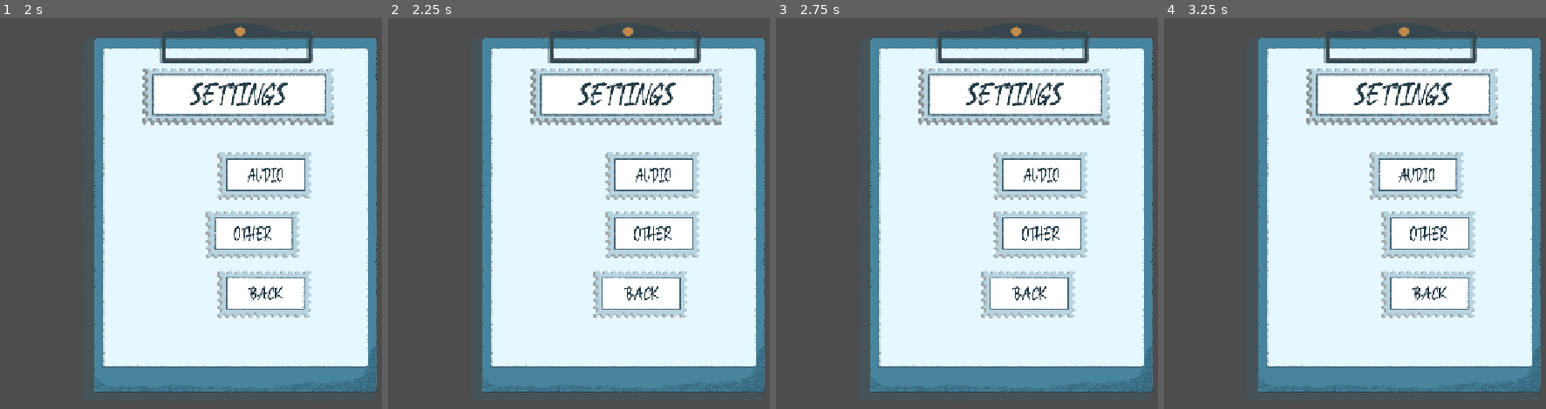
Above: before the commit, frames 1-4 (left to right).
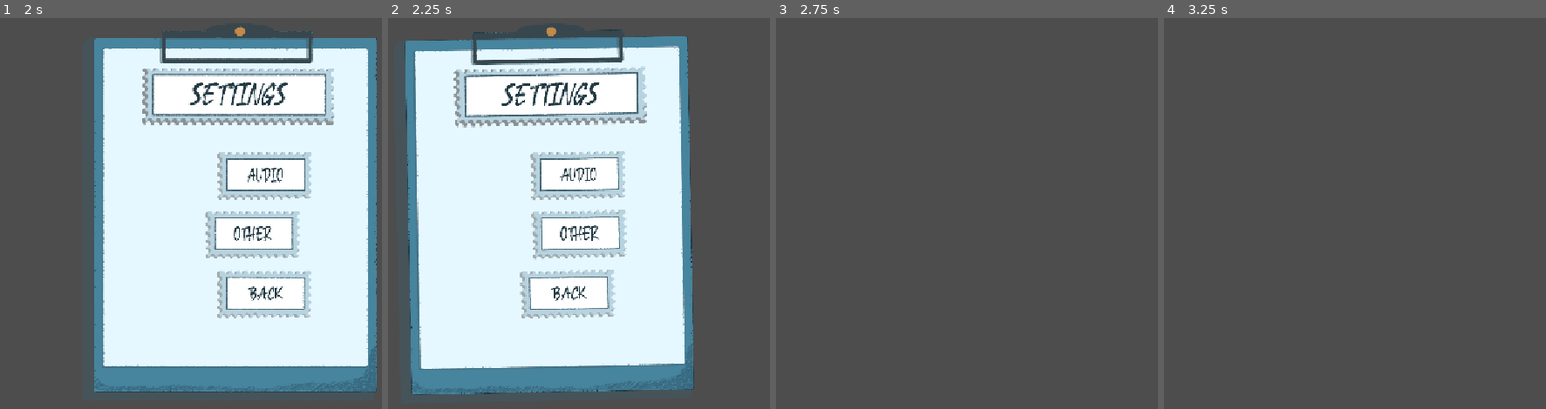
Above: after the commit, the same moments.

Repository: Blulow/octavuss_office
Game: Godot game, scene res://scenes/settings menu.tscn
The game is run twice, just before and just after one commit, with the same random seed, the same clock (stepped at 60 frames per second) and the same inputs. This scene is started directly instead of the project's main scene.
Inputs (mouse positions are in pixels of both pictures, inside the frame that each line leads up to):
- Up to frame 1 (2 s): click (263, 174) at 0.5 s; click (263, 236) at 1.25 s
- Up to frame 2 (2.25 s): click (651, 295) at 2 s
- Up to frame 3 (2.75 s): no input
- Up to frame 4 (3.25 s): click (1427, 174) at 2.77 s

Frame 1 is identical in both runs. In frame 2, 59% of the frame differs, in the area x 4-99%, y 2-97%; in frame 3, 67%; in frame 4, 67%, in the area x 24-99%, y 2-96%.

Commit message:
buttons wiring

Diff:
--- a/scenes/main_menu.tscn
+++ b/scenes/main_menu.tscn
@@ -11,6 +11,8 @@
 [ext_resource type="Texture2D" uid="uid://hl8gocycs3dn" path="res://assets/images/page_1.PNG" id="9_5pajh"]
 [ext_resource type="Texture2D" uid="uid://c6uedym22bktt" path="res://assets/images/page_3.PNG" id="10_j7ex8"]
 [ext_resource type="Texture2D" uid="uid://cf8mv0e3m0lhw" path="res://assets/images/page_2.PNG" id="11_a8gd2"]
+[ext_resource type="Script" uid="uid://bb7duecckfmbd" path="res://scripts/UI/settings_panel.gd" id="12_flqon"]
+[ext_resource type="PackedScene" uid="uid://djtxrqeg6047t" path="res://scenes/settings menu.tscn" id="13_rcqid"]
 
 [sub_resource type="StandardMaterial3D" id="StandardMaterial3D_drhbd"]
 albedo_color = Color(0.13471985, 0.22307785, 0.42578125, 1)
@@ -268,4 +270,11 @@
 text = "GAME
 TITLE"
 
+[node name="SettingsPanelWiring" type="Node" parent="." unique_id=2079752683 node_paths=PackedStringArray("open_button", "parent")]
+script = ExtResource("12_flqon")
+open_button = NodePath("../UI/Book/Strips/TextureRect2/Strip2")
+panel_scene = ExtResource("13_rcqid")
+parent = NodePath("../UI")
+direction = 1
+
 [connection signal="onclick" from="MainMenuUI/Book/Strips/Strip" to="." method="_on_strip_onclick"]
--- a/scenes/settings menu.tscn
+++ b/scenes/settings menu.tscn
@@ -6,6 +6,7 @@
 [ext_resource type="Texture2D" uid="uid://umbj172l423q" path="res://assets/buttons/Audio buttons checkpoint copy.png" id="4_qcxcu"]
 [ext_resource type="Texture2D" uid="uid://njtv70s3uie8" path="res://assets/buttons/other buttons checkpoint copy 2.png" id="5_fvl7d"]
 [ext_resource type="Texture2D" uid="uid://bpnsr7ttj5gqj" path="res://assets/buttons/back buttons checkpoint copy 3.png" id="6_a4thb"]
+[ext_resource type="Script" uid="uid://c2e6d7oo55rxk" path="res://scripts/UI/panel_closer.gd" id="7_wxhqg"]
 
 [node name="Control" type="Control" unique_id=428628215]
 layout_mode = 3
@@ -65,3 +66,9 @@
 text = ""
 icon = ExtResource("6_a4thb")
 flat = true
+
+[node name="RemoveSettings" type="Node" parent="." unique_id=1412309010 node_paths=PackedStringArray("close_button", "panel")]
+script = ExtResource("7_wxhqg")
+close_button = NodePath("../Button3")
+panel = NodePath("..")
+direction = 1
--- /dev/null
+++ b/scripts/UI/panel_closer.gd
@@ -0,0 +1,62 @@
+class_name PanelCloser
+extends Node
+## Slides a panel off-screen and (optionally) frees it.
+## Use it two ways:
+##   1. Drop it under the panel root and assign a close button (no code needed).
+##   2. Call PanelCloser.close_panel(panel, ...) from anywhere (Escape key, etc.).
+
+## Meta key the spawner uses to hand the panel's rest position to this script.
+const REST_POS_META := &"_rest_pos"
+const CLOSING_META := &"_closing"
+
+## Swap the type for Button and `onclick` for `pressed` if you use a normal Button.
+@export var close_button: Button
+## Panel to close. Leave empty to use this node's parent.
+@export var panel: Control
+## Use the same direction as the spawner for an exact reverse.
+@export var direction: UITween.Direction = UITween.Direction.DOWN
+@export var add_rotation: bool = true
+@export var duration: float = 0.5
+## For exits this is the size of the wind-up pull-back. 1.0 to 1.4 looks best.
+@export var overshoot: float = 1.2
+## true = free the panel after it exits, false = just hide it.
+@export var free_when_done := true
+
+
+func _ready() -> void:
+	if panel == null:
+		panel = get_parent() as Control
+	close_button.pressed.connect(close)
+
+
+func close() -> void:
+	close_panel(panel, direction, add_rotation, duration, overshoot, free_when_done)
+
+
+static func close_panel(
+		target: Control,
+		dir: UITween.Direction = UITween.Direction.DOWN,
+		add_rot: bool = true,
+		time: float = 0.5,
+		overshoot_amount: float = 1.2,
+		free_when_done: bool = true) -> void:
+
+	# Ignore invalid panels and repeat clicks while it is already leaving.
+	if not is_instance_valid(target) or target.has_meta(CLOSING_META):
+		return
+
+	# Prefer the stored rest position. Reading target.position now would be wrong
+	# if the panel is still mid slide-in.
+	var rest_pos: Vector2 = target.get_meta(REST_POS_META, target.position)
+
+	var tween := UITween.slide_out(target, rest_pos, dir, add_rot, time, overshoot_amount)
+	if tween == null:  # panel was hidden already
+		return
+
+	target.set_meta(CLOSING_META, true)
+	tween.finished.connect(func() -> void:
+		if not is_instance_valid(target):
+			return
+		target.remove_meta(CLOSING_META)
+		if free_when_done:
+			target.queue_free())
--- /dev/null
+++ b/scripts/UI/settings_panel.gd
@@ -0,0 +1,55 @@
+extends Node
+
+@export var open_button: Strip2D
+@export var panel_scene: PackedScene
+## A plain Control or CanvasLayer child, NOT a Container (containers fight the tween).
+@export var parent: CanvasLayer
+@export var direction: UITween.Direction = UITween.Direction.DOWN
+@export var add_rotation: bool = true
+@export var in_overshoot: float = 1.9
+## Exits usually look better quicker and subtler than entrances.
+@export var out_overshoot: float = 1.2
+
+var instance: Control
+@export var rest_pos: Vector2
+var is_open := false
+var _spawning := false  # blocks double-clicks during the one-frame wait below
+
+
+func _ready() -> void:
+	open_button.onclick.connect(_on_button_pressed)
+
+
+func _on_button_pressed() -> void:
+	if _spawning:
+		return
+
+	# First click (or the panel was freed elsewhere): create it.
+	if not is_instance_valid(instance):
+		await _spawn()
+
+	is_open = not is_open
+	if is_open:
+		instance.show()
+		UITween.slide_in(instance, rest_pos, direction, add_rotation,
+				0.6, in_overshoot)
+	else:
+		UITween.slide_out(instance, rest_pos, direction, add_rotation,
+				0.5, out_overshoot)
+
+
+func _spawn() -> void:
+	_spawning = true
+
+	instance = panel_scene.instantiate()
+	instance.hide()  # avoids a one-frame flash at the rest position
+	parent.add_child(instance)
+
+	# Reset the toggle if something else frees the panel later.
+	instance.tree_exited.connect(func() -> void: is_open = false)
+
+	# Let anchors and size resolve before reading position.
+	await get_tree().process_frame
+	rest_pos = instance.position  # the scene's authored position is the "on screen" spot
+
+	_spawning = false
--- /dev/null
+++ b/scripts/UI/ui_tween.gd
@@ -0,0 +1,143 @@
+class_name UITween
+extends RefCounted
+
+enum Direction { LEFT, RIGHT, UP, DOWN, NEAREST_EDGE }
+
+const META_KEY := &"_ui_tween"
+
+
+## Slides the control in from off-screen and settles it at rest_pos (overshoots).
+static func slide_in(
+		control: Control,
+		rest_pos: Vector2,
+		direction: Direction = Direction.DOWN,
+		add_rot: bool = true,
+		duration: float = 0.6,
+		overshoot: float = 1.9,
+		tilt_deg: float = 20.0) -> Tween:
+
+	if not is_instance_valid(control):
+		return null
+	_kill_existing(control)
+
+	var off := _off_screen_pose(control, rest_pos, direction, tilt_deg)
+	var start_rot: float = off.rot if add_rot else 0.0
+
+	control.pivot_offset = control.size / 2.0
+	control.position = off.pos
+	control.rotation = start_rot
+
+	return _run(control, off.pos, rest_pos, start_rot, 0.0, duration, overshoot, false, false)
+
+
+## Slides the control from where it currently is to off-screen (pulls back first, then exits).
+## direction:       side to exit toward. Use the same value as slide_in for an exact reverse.
+## hide_when_done:  hides the control afterwards so it can't be clicked while off-screen.
+static func slide_out(
+		control: Control,
+		rest_pos: Vector2,
+		direction: Direction = Direction.DOWN,
+		add_rot: bool = true,
+		duration: float = 0.5,
+		overshoot: float = 1.9,
+		tilt_deg: float = 20.0,
+		hide_when_done: bool = true) -> Tween:
+
+	if not is_instance_valid(control) or not control.visible:
+		return null
+	_kill_existing(control)
+
+	var off := _off_screen_pose(control, rest_pos, direction, tilt_deg)
+	var end_rot: float = off.rot if add_rot else 0.0
+
+	control.pivot_offset = control.size / 2.0
+
+	# Starts from the CURRENT position/rotation, so interrupting a slide_in
+	# mid-flight reverses smoothly instead of jumping to rest_pos first.
+	return _run(control, control.position, off.pos, control.rotation, end_rot,
+			duration, overshoot, true, hide_when_done)
+
+
+# ---------------------------------------------------------------------------
+
+## Shared animation routine. One 0 -> 1 tween drives both position and rotation.
+## ease_in = false -> ease-out-back (overshoots at the end, used for entering)
+## ease_in = true  -> ease-in-back  (pulls back at the start, used for exiting)
+static func _run(
+		control: Control,
+		from_pos: Vector2, to_pos: Vector2,
+		from_rot: float, to_rot: float,
+		duration: float, overshoot: float,
+		ease_in: bool, hide_when_done: bool) -> Tween:
+
+	var tween := control.create_tween()
+	control.set_meta(META_KEY, tween)
+
+	tween.tween_method(func(t: float) -> void:
+		var e := _ease_in_back(t, overshoot) if ease_in else _ease_out_back(t, overshoot)
+		control.position = from_pos.lerp(to_pos, e)
+		control.rotation = lerpf(from_rot, to_rot, e)
+	, 0.0, 1.0, duration)
+
+	tween.finished.connect(func() -> void:
+		if is_instance_valid(control):
+			control.position = to_pos
+			control.rotation = to_rot
+			if hide_when_done:
+				control.hide())
+
+	return tween
+
+
+## Computes the off-screen position and tilt for a direction.
+## Returns { "pos": Vector2, "rot": float (radians) }.
+static func _off_screen_pose(
+		control: Control, rest_pos: Vector2, direction: Direction, tilt_deg: float) -> Dictionary:
+	var vp_size := control.get_viewport_rect().size
+	var dir := _resolve_direction(direction, rest_pos, control.size, vp_size)
+	var tilt_sign := -1.0 if (dir.x < 0.0 or dir.y < 0.0) else 1.0
+	return {
+		"pos": rest_pos + dir * (vp_size + control.size),
+		"rot": deg_to_rad(tilt_deg * tilt_sign),
+	}
+
+
+static func _kill_existing(control: Control) -> void:
+	if control.has_meta(META_KEY):
+		var old: Tween = control.get_meta(META_KEY)
+		if old and old.is_valid():
+			old.kill()
+
+
+static func _resolve_direction(
+		direction: Direction, rest_pos: Vector2, size: Vector2, vp_size: Vector2) -> Vector2:
+	match direction:
+		Direction.LEFT:  return Vector2.LEFT
+		Direction.RIGHT: return Vector2.RIGHT
+		Direction.UP:    return Vector2.UP
+		Direction.DOWN:  return Vector2.DOWN
+
+	var gaps := {
+		Vector2.LEFT:  rest_pos.x,
+		Vector2.RIGHT: vp_size.x - (rest_pos.x + size.x),
+		Vector2.UP:    rest_pos.y,
+		Vector2.DOWN:  vp_size.y - (rest_pos.y + size.y),
+	}
+	var best := Vector2.DOWN
+	var best_gap := INF
+	for d in gaps:
+		if gaps[d] < best_gap:
+			best_gap = gaps[d]
+			best = d
+	return best
+
+
+static func _ease_out_back(t: float, s: float) -> float:
+	t = clampf(t, 0.0, 1.0) - 1.0
+	return 1.0 + t * t * ((s + 1.0) * t + s)
+
+
+## Mirror of ease-out-back: dips below 0 first (the wind-up), then accelerates to 1.
+static func _ease_in_back(t: float, s: float) -> float:
+	t = clampf(t, 0.0, 1.0)
+	return t * t * ((s + 1.0) * t - s)
Not shown, added: scripts/UI/panel_closer.gd.uid
Not shown, added: scripts/UI/settings_panel.gd.uid
Not shown, added: scripts/UI/ui_tween.gd.uid
